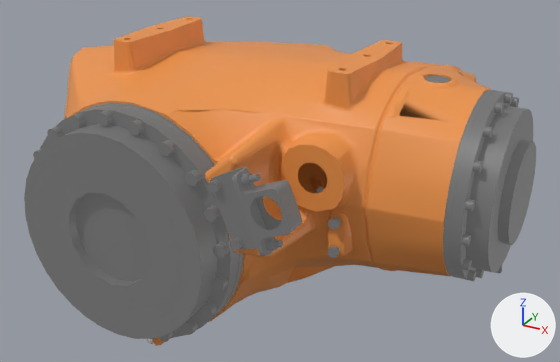
The COLLADA model kuka_iontec_support/meshes/kr70_r2100/visual/link_3.dae: old version first, new version second.
Before and after are seen from a camera (50 mm lens) standing at (0.642, -0.693, 1.82) and looking at (0.272, -0.019, 1.483). Every picture has the same lights, and +X, +Y and +Z are marked at lower right. The first picture is the older version. Where no turn or scale is listed for an object, it has been applied to the vertices. Vertices at exactly the same position are counted once.
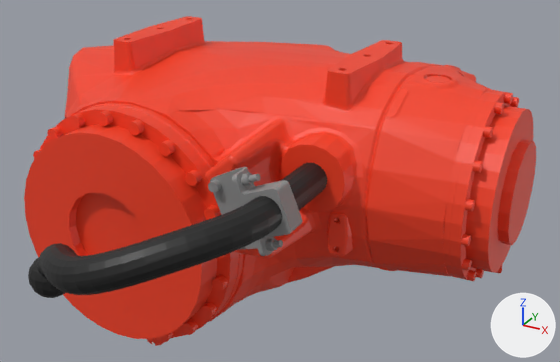
The change, as a list of edits to the scene's bpy script:
```text
Add mat_material_3_003:
    mat_material_3_003 = principled_material('Material_3.003')
    mat_material_3_003.base_color = (0.913, 0.0513, 0.0152)  # red #f54021
Add mat_material_2_003:
    mat_material_2_003 = principled_material('Material_2.003')
    mat_material_2_003.base_color = (0.00972, 0.00972, 0.00972)  # black #191919
Add mat_material_0_005:
    mat_material_0_005 = principled_material('Material_0.005')
    mat_material_0_005.base_color = (0.275, 0.275, 0.275)  # grey #8f8f8f
Change me_mesh59:
    used by ob_default_058; location = (0.0, 0.0, 0.0)
    remove me_mesh59.from_pydata(...)  # 6279 vertices, 10576 faces; spans x -0.028..0.51, y -0.203..0.246, z 1.306..1.627
    add me_mesh59.from_pydata(...)  # 6153 vertices, 10519 faces; spans x -0.028..0.51, y -0.175..0.246, z 1.306..1.627
    me_mesh59 part 6: 300 vertices moved within x -0.028..0.462, y -0.175..0.23, z 1.342..1.587; 1138 vertices removed from x -0.028..0.469, y -0.175..0.238, z 1.324..1.62; 1060 vertices added at x -0.028..0.475, y -0.174..0.234, z 1.325..1.616
    me_mesh59 part 7: 6408 faces spanning x -0.028..0.51, y -0.175..0.246, z 1.306..1.627 switch from mat_kuka_orange (orange #ed9449) to mat_material_3_003 (red #f54021)
    other edits to the shape of me_mesh59 do not show in these pictures
Change me_mesh60:
    used by ob_default_059; location = (0.0, 0.0, 0.0)
    remove me_mesh60.from_pydata(...)  # 3301 vertices, 5881 faces; spans x -0.024..0.522, y -0.201..0.211, z 1.315..1.614
    add me_mesh60.from_pydata(...)  # 2957 vertices, 5229 faces; spans x -0.024..0.522, y -0.19..0.211, z 1.315..1.614
    me_mesh60 part 1: the loose piece of 365 vertices spanning x 0.289..0.382, y -0.201..-0.175, z 1.487..1.57 is deleted
    me_mesh60 part 2: 14 vertices moved from x 0.056..0.241, y -0.171, z 1.489..1.585 to x 0.057..0.24, y -0.171, z 1.488..1.584; 89 vertices removed from x 0.052..0.27, y -0.171, z 1.449..1.588; 81 vertices added at x 0.052..0.27, y -0.171, z 1.45..1.588
    me_mesh60 part 3: 11 vertices moved from x 0.116..0.295, y -0.171, z 1.345..1.479 to x 0.117..0.294, y -0.171, z 1.346..1.48; 77 vertices removed from x 0.08..0.298, y -0.171..-0.134, z 1.316..1.48; 69 vertices added at x 0.08..0.298, y -0.171..-0.137, z 1.316..1.48
    me_mesh60 part 4: 3 vertices moved from x 0.512, y 0.014..0.072, z 1.437..1.483 to x 0.512, y 0.0..0.073, z 1.436..1.485; 25 vertices removed from x 0.502..0.512, y -0.056..0.079, z 1.436..1.594; 36 vertices added at x 0.491..0.512, y -0.056..0.09, z 1.438..1.594
    me_mesh60 part 5: 3270 faces spanning x -0.023..0.522, y -0.19..0.208, z 1.315..1.614 switch from mat_kuka_black (dark grey #585858) to mat_material_3_003 (red #f54021)
    other edits to the shape of me_mesh60 do not show in these pictures
Add me_mesh3_004:
    me_mesh3_004.from_pydata(...)  # 1190 vertices, 1727 faces; spans x 0.155..0.374, y -0.328..-0.117, z 1.445..1.557
    me_mesh3_004.materials.append(mat_material_2_003)  # black #191919
Add me_mesh1_005:
    me_mesh1_005.from_pydata(...)  # 366 vertices, 674 faces; spans x 0.2889..0.3818, y -0.201..-0.175, z 1.4869..1.5702
    me_mesh1_005.materials.append(mat_material_0_005)  # grey #8f8f8f
Remove ob_default_052:
    ob_default_052 = bpy.data.objects.new('Default.052', me_mesh53)
    ob_default_052.location = (0.0, 0.0, 0.0)
Add ob_default_002:
    ob_default_002 = bpy.data.objects.new('Default.002', me_mesh3_004)
    ob_default_002.location = (0.0, 0.0, 0.0)
Add ob_default:
    ob_default = bpy.data.objects.new('Default', me_mesh1_005)
    ob_default.location = (0.0, 0.0, 0.0)
```

Location of each change, (x1, y1, x2, y2) in pixels of the pictures (560 x 362 px; the box of a moved part takes in the faces that stretch with it):
'Default.002', added (black): after (28, 163, 327, 298)
'Default', added: after (208, 167, 303, 256)
'Default.052', deleted: before (327, 217, 341, 258)
part 1 of me_mesh60, deleted: before (208, 167, 303, 256)
part 2 of me_mesh60, moved or reshaped: (33, 110, 202, 186) in both
part 3 of me_mesh60, moved or reshaped: before (152, 242, 230, 340); after (151, 255, 225, 340)
part 4 of me_mesh60, moved or reshaped: (466, 106, 533, 273) in both
part 5 of me_mesh60, recoloured (dark grey to red): (24, 76, 536, 342) in both
part 6 of me_mesh59, moved or reshaped (mostly hidden): before (65, 30, 484, 283); after (65, 42, 476, 271)
part 7 of me_mesh59, recoloured (orange to red): (65, 16, 492, 346) in both
